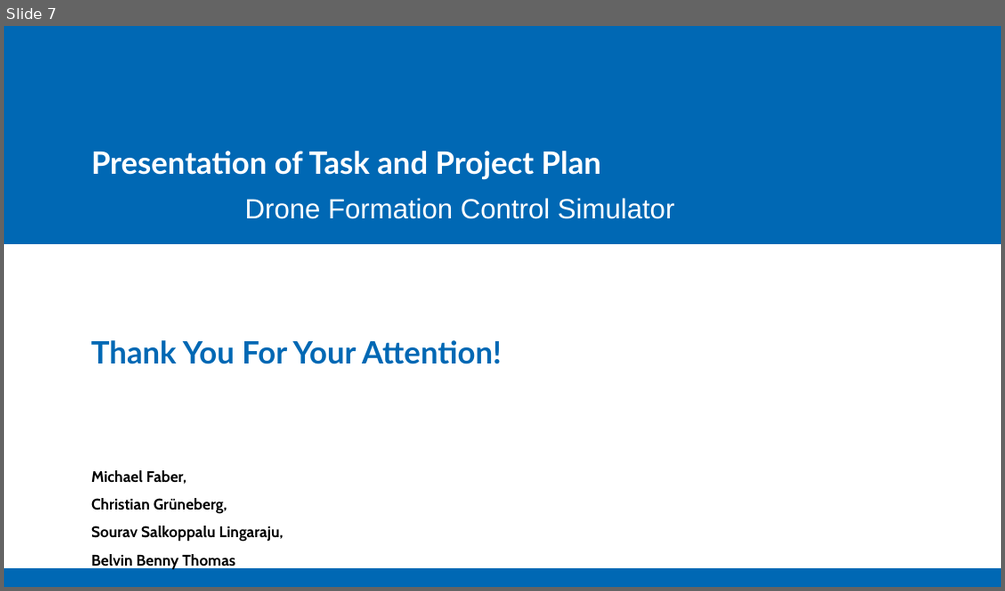
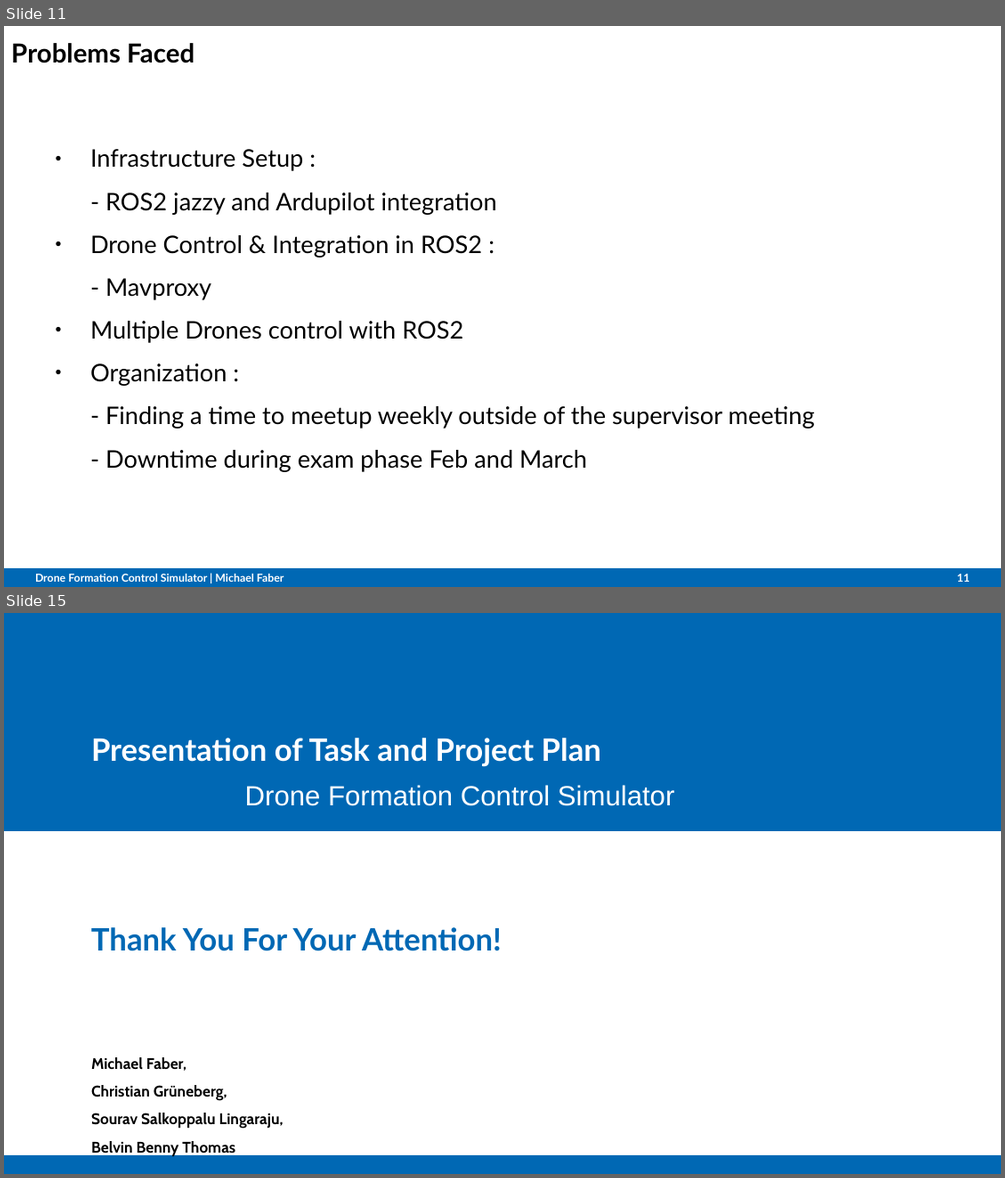
Before and after one commit to Belvin7/Drone_Project_personal-, a slide deck: AMS_Project_Plan.odp. Shown one above the other, each under a label of ours: slide 7 before the commit, slides 11 and 15 after it; the slides between them are not shown. The pictures are 1005x591 and 1005x1178 pixels, drawn with LibreOffice and Linux fonts; fonts in the diff are those of the drawing; background and template pictures are left out. Boxes give left, top, right and bottom in pixels: in the first picture for what was removed or moved away, otherwise in the second. Text is boxed around its words. In the diff, an @@ line names an element or a change of style, - is before the commit and + after.

```diff
--- a/AMS_Project_Plan.odp
+++ b/AMS_Project_Plan.odp
@@ slide 11 added at [4,26,1001,587], background #FFFFFF; not listed: 1 template element that a slide beside it also shows @@
@@ title added at [11,43,194,63], 18.9 pt, text #000000, bold @@
+Problems Faced
@@ text added at [90,149,815,472], 17.5 pt, text #000000 @@
+● Infrastructure Setup :
+- ROS2 jazzy and Ardupilot integration
+● Drone Control & Integration in ROS2 :
+- Mavproxy
+● Multiple Drones control with ROS2
+● Organization :
+- Finding a time to meetup weekly outside of the supervisor meeting
+- Downtime during exam phase Feb and March
@@ text added at [35,573,284,581], 7.9 pt, text #FFFFFF, bold @@
+Drone Formation Control Simulator | Michael Faber
@@ page number added at [957,573,970,581], 7.9 pt, text #FFFFFF, bold @@
+11
@@ what was slide 7 is now slide 15 @@
```
Also in this commit, not shown: 2 slides changed, 11 other slides added, 4 slides removed.
